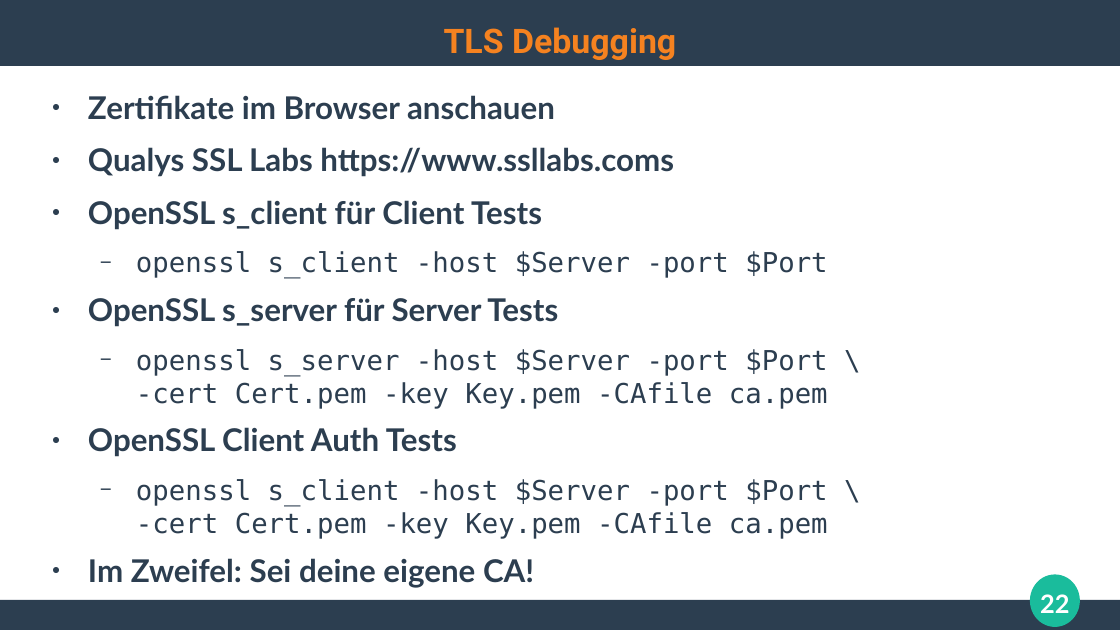
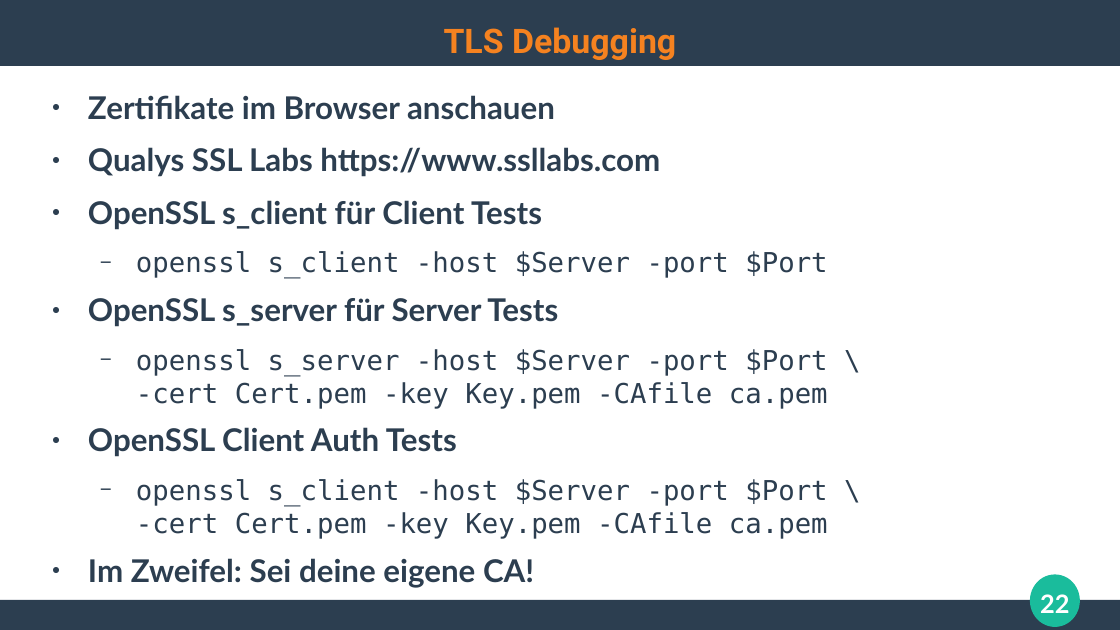
Before and after one commit to ghandmann/HS-AlbSig-WebAnwendungen2, a slide deck: slide 22 of Kapitel/XX_04_SSL_TLS_HTTPS.odp. Drawn at 1120x630 pixels with LibreOffice and Linux fonts; fonts in the diff are those of the drawing. Boxes give left, top, right and bottom in pixels: in the first picture for what was removed or moved away, otherwise in the second. Text is boxed around its words. In the diff, an @@ line names an element or a change of style, - is before the commit and + after.

Commit message:
fix url of Qualys SSL Test
Fixes #9

```diff
--- a/Kapitel/XX_04_SSL_TLS_HTTPS.odp
+++ b/Kapitel/XX_04_SSL_TLS_HTTPS.odp
@@ text at bbox=[88, 147, 660, 177]: text changed @@
-● Qualys SSL Labs https://www.ssllabs.coms
+● Qualys SSL Labs https://www.ssllabs.com
```
